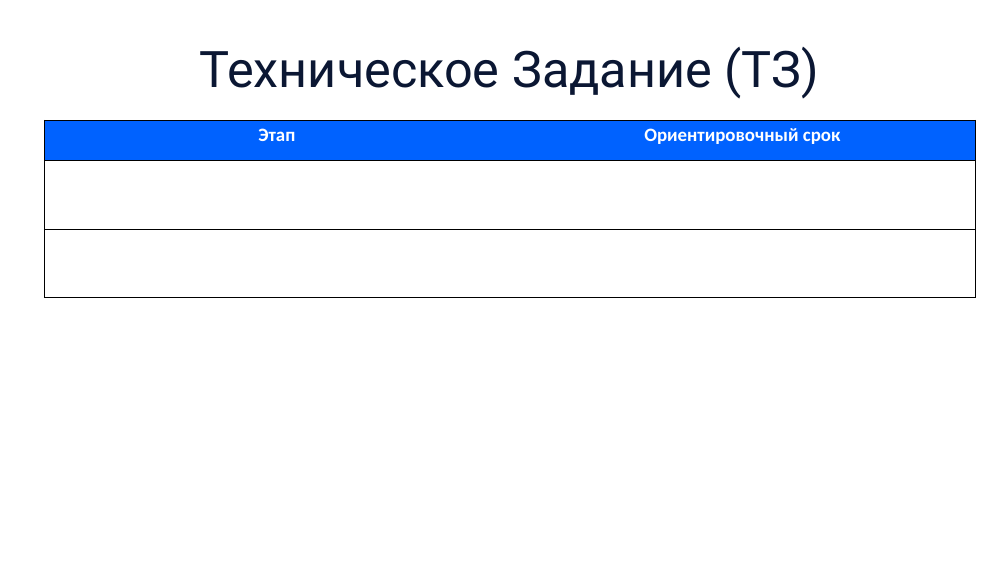
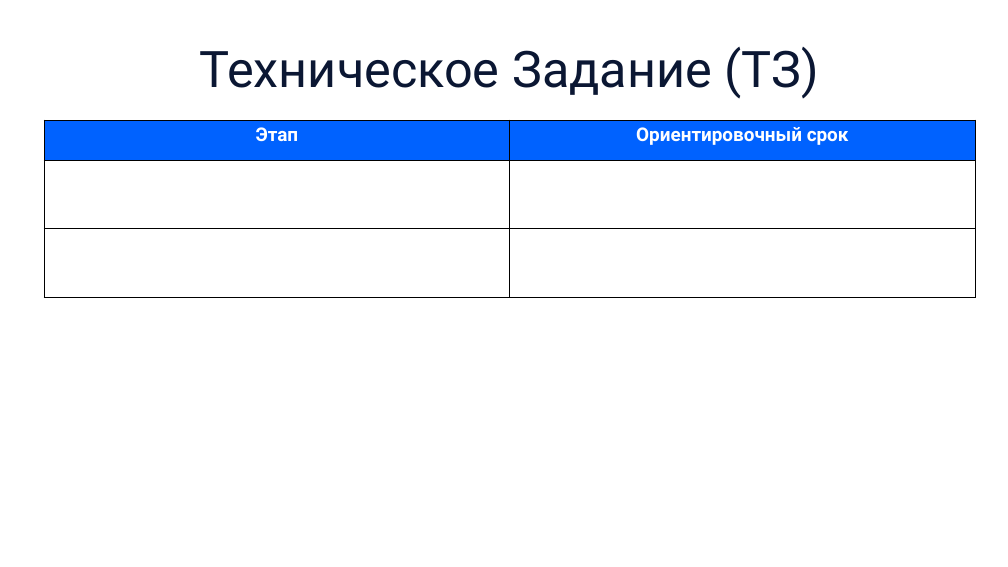
Before and after one commit to schierketsu/surf, a slide deck: slide 17 of тз.pptx (slide 15 before the commit). Drawn at 1008x567 pixels with LibreOffice and Linux fonts; fonts in the diff are those of the drawing. Boxes give left, top, right and bottom in pixels: in the first picture for what was removed or moved away, otherwise in the second. Text is boxed around its words. In the diff, an @@ line names an element or a change of style, - is before the commit and + after.

```diff
--- a/тз.pptx
+++ b/тз.pptx
@@ table at [44,120,975,298] @@
@@ font Calibri to Roboto @@
@@ borders changed @@
```
Also in this commit, not shown: 4 other slides changed, 1 slide added, 1 slide removed.
